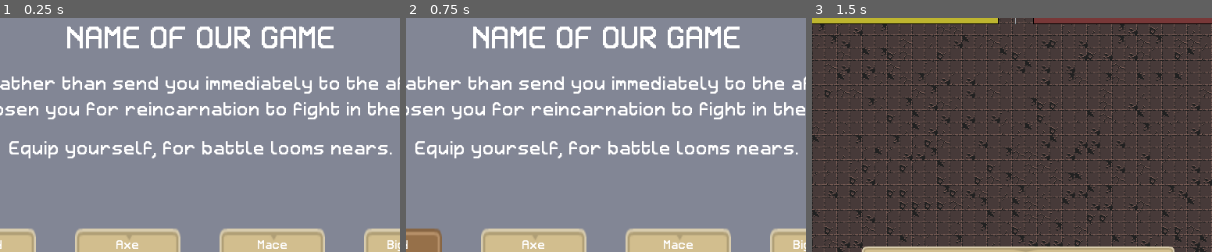
Above: before the commit, frames 1-3 (left to right).
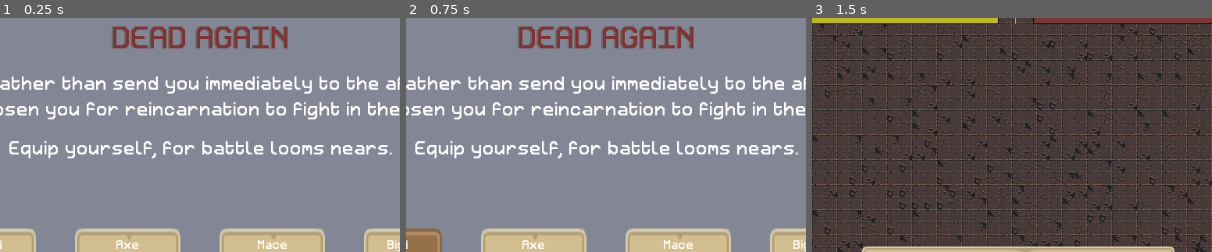
Above: after the commit, the same moments.

Repository: josephmbustamante/ludum-dare-45
Game: Godot game, scene res://Scenes/WeaponPickerScreen.tscn
The game is run twice, just before and just after one commit, with the same random seed, the same clock (stepped at 60 frames per second) and the same inputs.
Inputs (mouse positions are % of the whole screen's width and height, from its top left):
- Up to frame 1 (0.25 s): no input
- Up to frame 2 (0.75 s): tap Enter at 0.5 s; move the mouse to (23, 68) at 0.52 s; hold Right (right) from 0.53 s (still down); click (23, 68) at 0.6 s
- Up to frame 3 (1.5 s): release Right (right) at 1.25 s; click "Start!" at 1.25 s
The pictures show only the part of the screen within x 25-75%, y 5-55%; the shares and areas given below are measured in that part.

The runs differ from the first frame. In frame 1, 4.1% of the frame differs, in the area x 16-84%, y 3-14%; in frame 2, 4.1%; in frame 3, nothing differs.

Commit message:
Add game name and main logo

Diff:
--- a/Scenes/WeaponPickerScreen.tscn
+++ b/Scenes/WeaponPickerScreen.tscn
@@ -32,8 +32,13 @@
 margin_right = 960.0
 margin_bottom = 48.0
 custom_fonts/font = ExtResource( 3 )
-text = "NAME OF OUR GAME"
+custom_colors/font_color = Color( 0.490196, 0.207843, 0.207843, 1 )
+custom_colors/font_color_shadow = Color( 0.423529, 0.423529, 0.423529, 1 )
+custom_constants/shadow_offset_x = -2
+custom_constants/shadow_offset_y = 0
+text = "DEAD AGAIN"
 align = 1
+uppercase = true
 
 [node name="Paragraph1" type="Label" parent="MarginContainer/Rows"]
 margin_top = 68.0
Binary file added: Assets/DeadAgainLogo.png
Not shown, added: Assets/DeadAgainLogo.png.import
Not shown, added: Assets/DeadAgainLogoGimp.xcf
